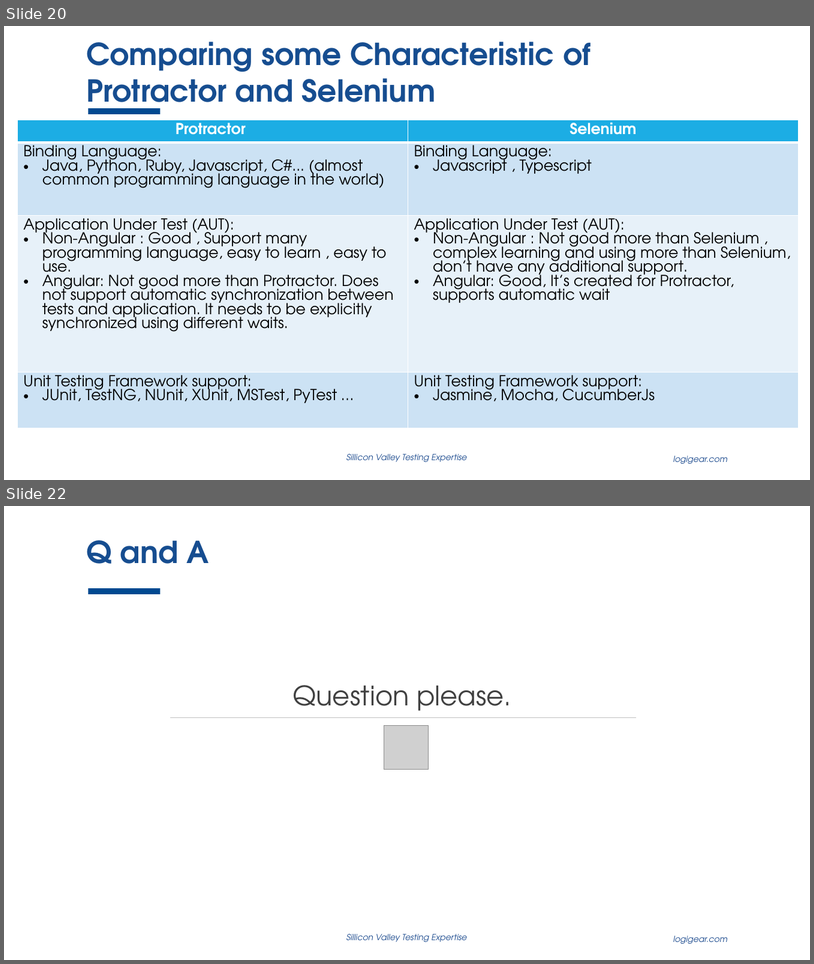
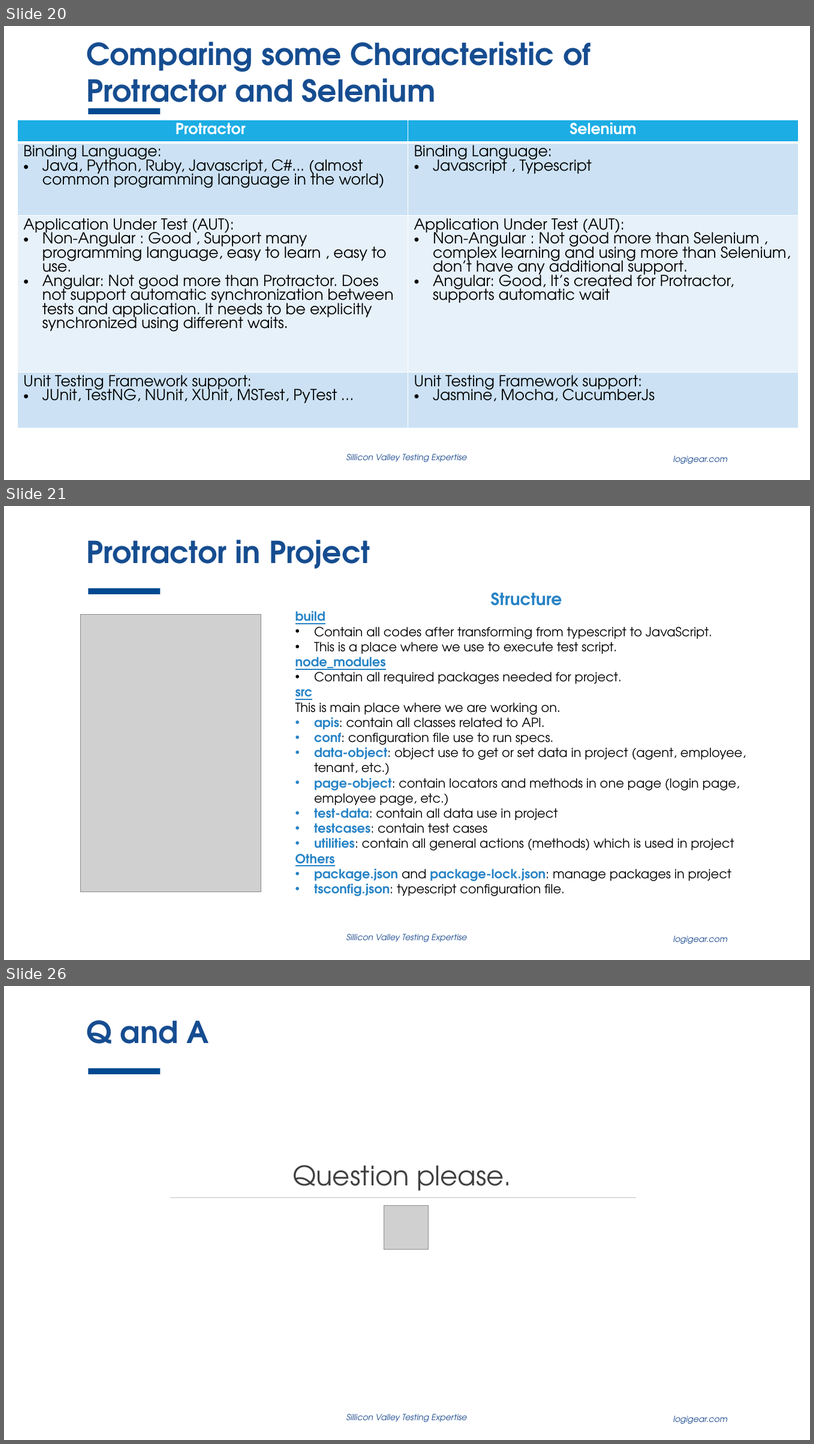
Before and after one commit to thewalldao/ICT_PROTRACTOR, a slide deck: Document/Study_document/inContact.pptx. Shown one above the other, each under a label of ours: slides 20 and 22 before the commit, slides 20, 21 and 26 after it; the slides between them are not shown. The pictures are 814x964 and 814x1444 pixels, drawn with LibreOffice and Linux fonts; fonts in the diff are those of the drawing; grey boxes stand for pictures; background and template pictures are left out. Boxes give left, top, right and bottom in pixels: in the first picture for what was removed or moved away, otherwise in the second. Text is boxed around its words. In the diff, an @@ line names an element or a change of style, - is before the commit and + after.

Commit message:
Update Protractor.pptx, inContact-v1.2.pptx, and inContact.pptx

```diff
--- a/Document/Study_document/inContact.pptx
+++ b/Document/Study_document/inContact.pptx
@@ slide 21 added at [4,506,810,960], background #FFFFFF; not listed: 3 template elements that a slide beside it also shows @@
@@ title added at [86,540,370,569], 36 pt, text #164D90, bold @@
+Protractor in Project
@@ text added at [296,592,746,896], 15 pt, text #000000 @@
+Structure
+build
+• Contain all codes after transforming from typescript to JavaScript.
+• This is a place where we use to execute test script.
+node_modules
+• Contain all required packages needed for project.
+src
+This is main place where we are working on.
+• apis: contain all classes related to API.
+• conf: configuration file use to run specs.
+• data-object: object use to get or set data in project (agent, employee, tenant, etc.)
+• page-object: contain locators and methods in one page (login page, employee page, etc.)
+• test-data: contain all data use in project
+• testcases: contain test cases
+• utilities: contain all general actions (methods) which is used in project
+Others
+• package.json and package-lock.json: manage packages in project
+• tsconfig.json: typescript configuration file.
@@ picture added at [80,614,261,892] @@
@@ what was slide 22 is now slide 26 @@
```
Also in this commit, not shown: 3 slides changed, 3 other slides added, 2 other files.
